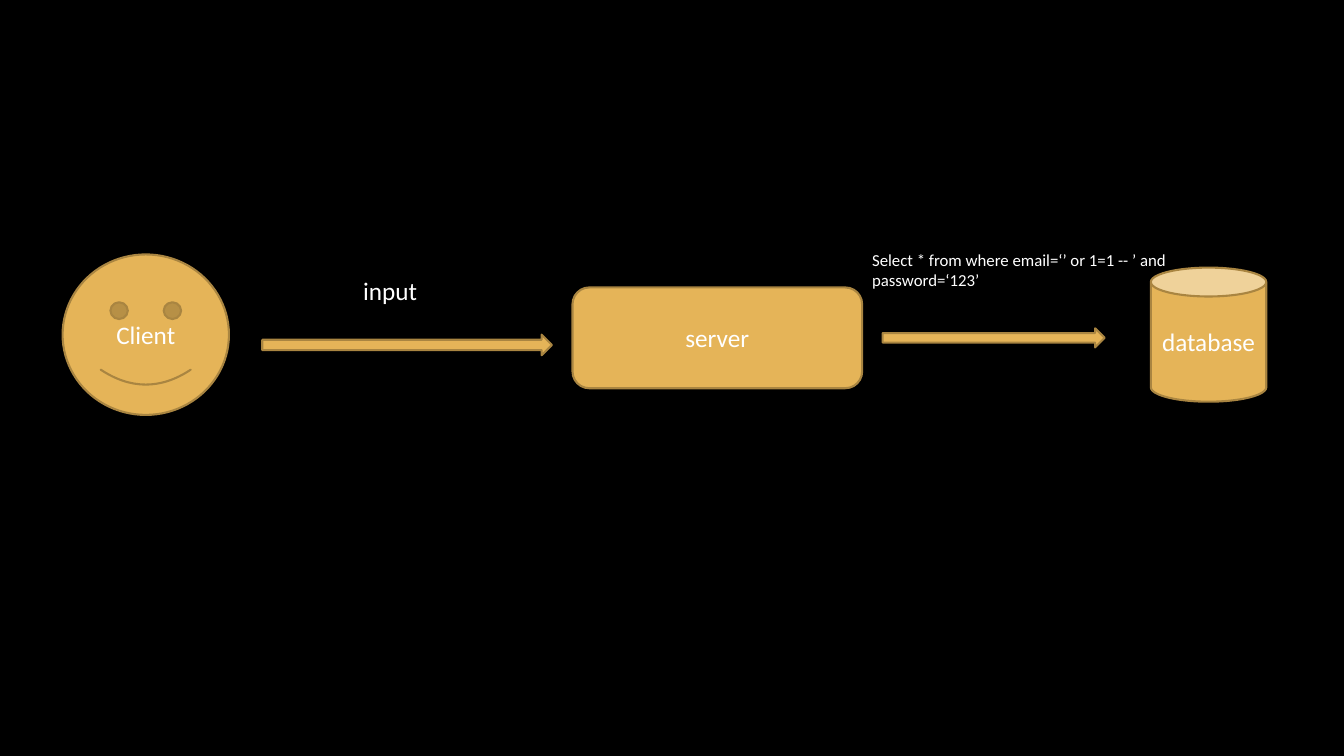
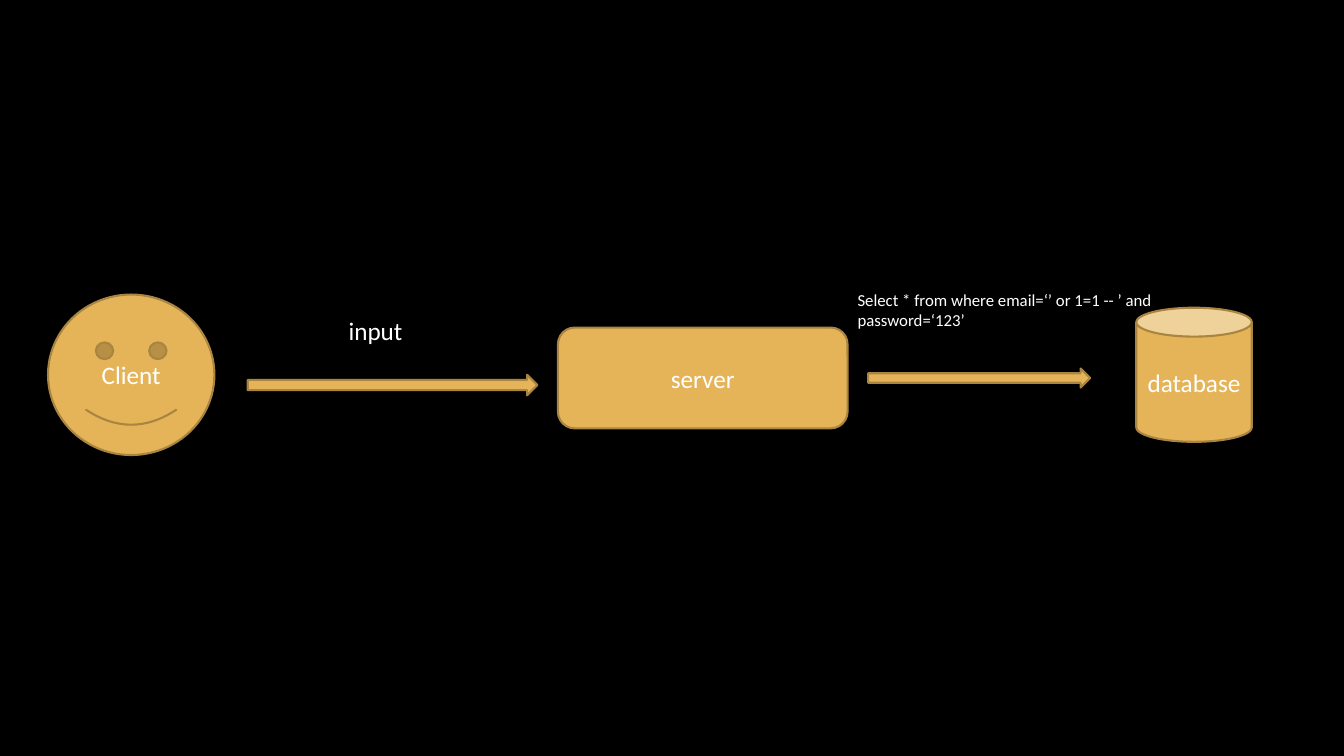
Before and after one commit to phamthanhtrungg/sql-injection, a slide deck: slide 8 of presentation.pptx. Drawn at 1344x756 pixels with LibreOffice and Linux fonts; fonts in the diff are those of the drawing; background and template pictures are left out. Boxes give left, top, right and bottom in pixels: in the first picture for what was removed or moved away, otherwise in the second. Text is boxed around its words. In the diff, an @@ line names an element or a change of style, - is before the commit and + after.

```diff
--- a/presentation.pptx
+++ b/presentation.pptx
@@ 2 texts, 2 right arrows, 1 cylinder, 1 smiley face, 1 rounded rectangle: place and size @@
-2 texts, 2 right arrows, 1 cylinder, 1 smiley face, 1 rounded rectangle at [63,254,1267,414]
+2 texts, 2 right arrows, 1 cylinder, 1 smiley face, 1 rounded rectangle at [48,294,1252,455]
```
Also in this commit, not shown: 6 other slides changed, 12 slides added, 4 slides removed, 1 other file.
